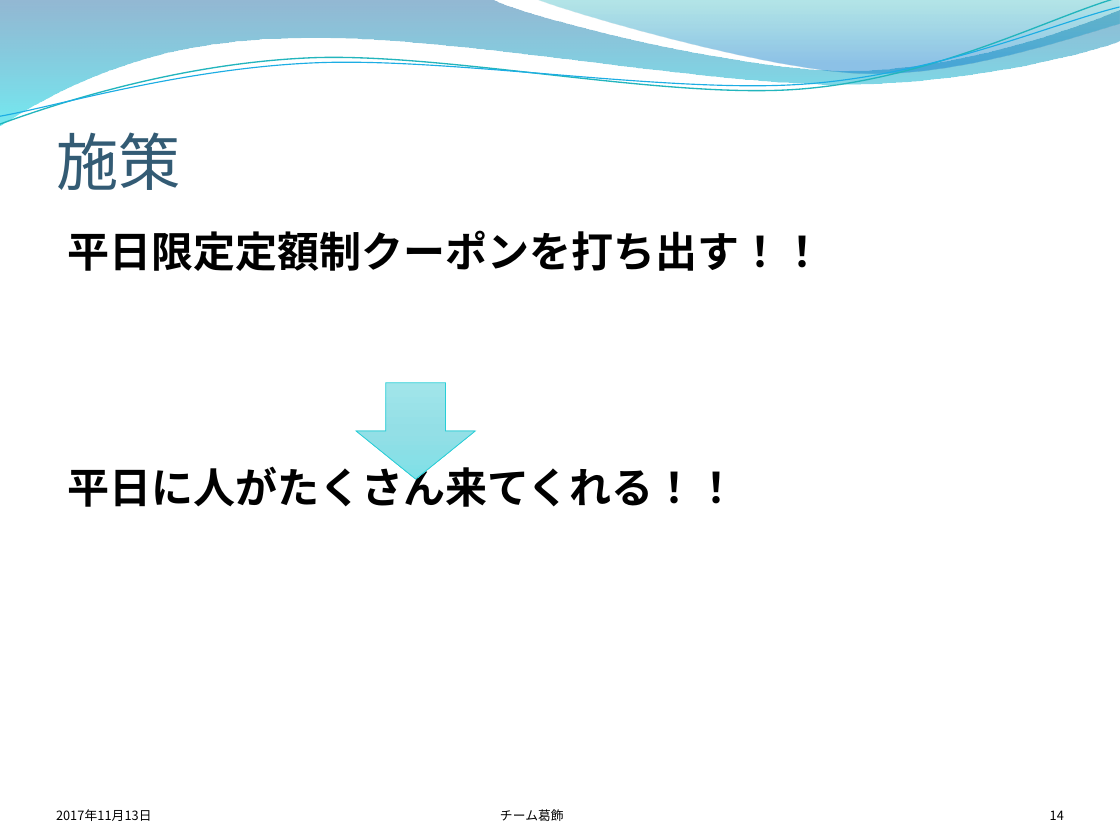
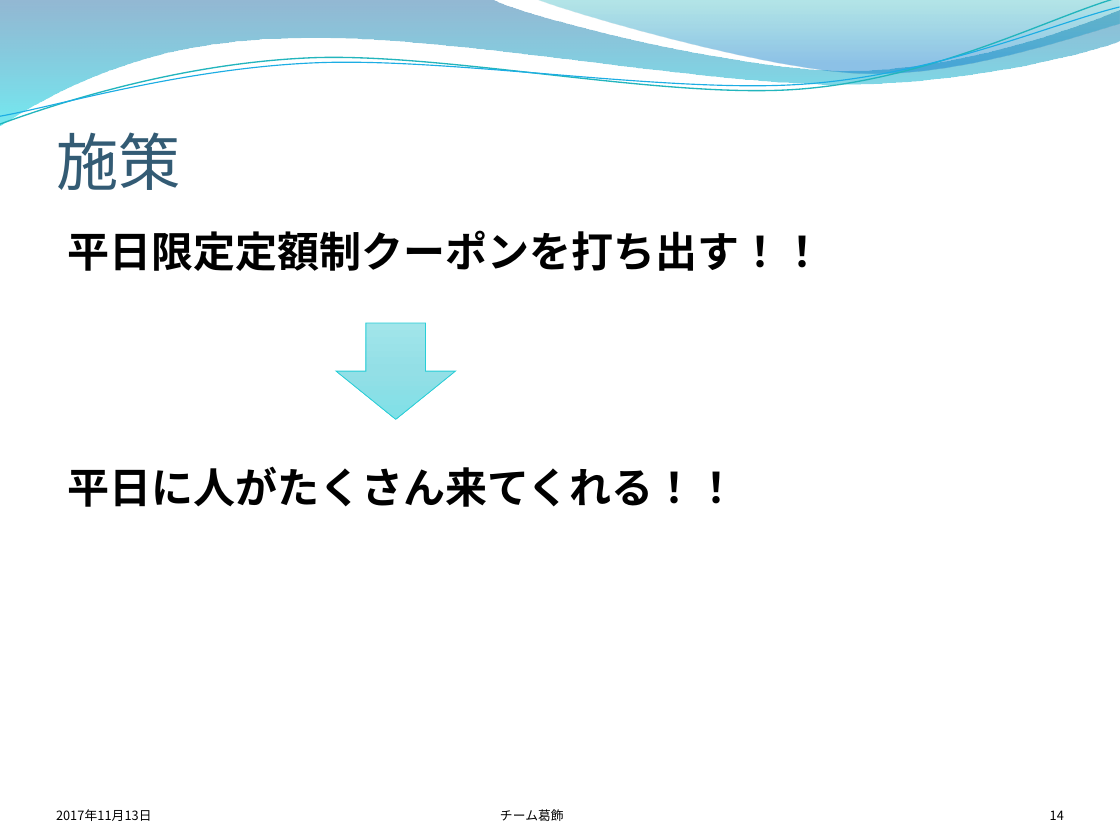
Before and after one commit to takuto0831/DataComp2017, a slide deck: slide 14 of report/中間報告改2.pptx. Drawn at 1120x840 pixels with LibreOffice and Linux fonts; fonts in the diff are those of the drawing; background and template pictures are left out. Boxes give left, top, right and bottom in pixels: in the first picture for what was removed or moved away, otherwise in the second. Text is boxed around its words. In the diff, an @@ line names an element or a change of style, - is before the commit and + after.

```diff
--- a/report/中間報告改2.pptx
+++ b/report/中間報告改2.pptx
@@ down arrow: place and size @@
-down arrow at bbox=[356, 383, 476, 479]
+down arrow at bbox=[336, 323, 456, 419]
```
Also in this commit, not shown: 8 other slides changed, 2 other files.
